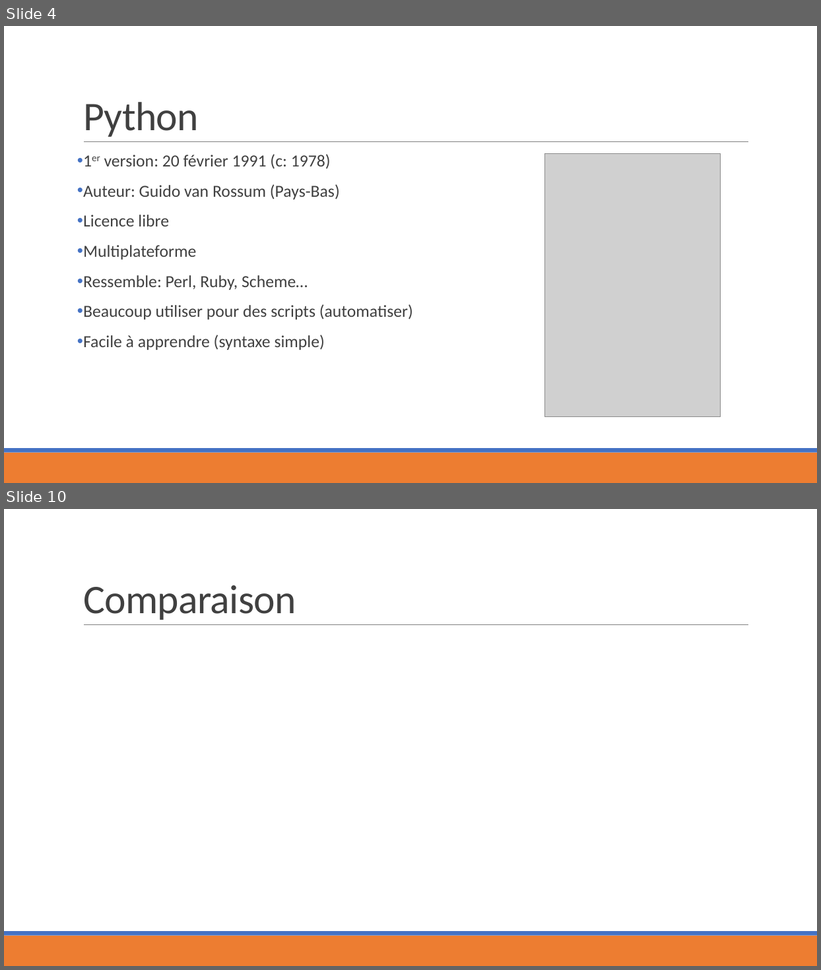
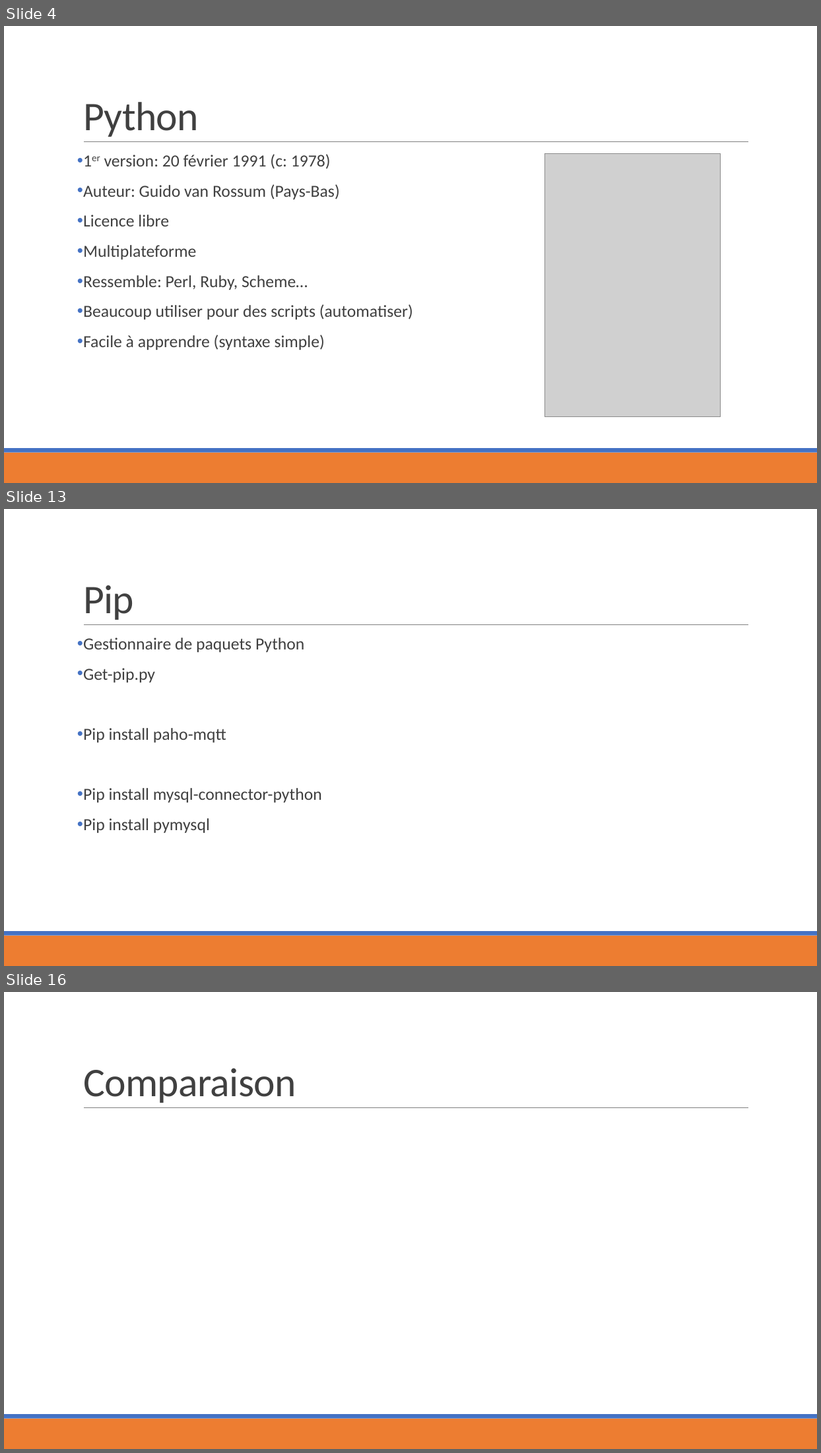
Before and after one commit to MaximeRoy1733837/ESP, a slide deck: Python/Défi_python.pptx. Shown one above the other, each under a label of ours: slides 4 and 10 before the commit, slides 4, 13 and 16 after it; the slides between them are not shown. The pictures are 821x970 and 821x1453 pixels, drawn with LibreOffice and Linux fonts; fonts in the diff are those of the drawing; grey boxes stand for pictures. Boxes give left, top, right and bottom in pixels: in the first picture for what was removed or moved away, otherwise in the second. Text is boxed around its words. In the diff, an @@ line names an element or a change of style, - is before the commit and + after.

Commit message:
continuer power point python

```diff
--- a/Python/Défi_python.pptx
+++ b/Python/Défi_python.pptx
@@ slide 13 added at bbox=[4, 509, 817, 966], background #FFFFFF; not listed: 3 template elements that a slide beside it also shows @@
@@ title added at bbox=[83, 585, 134, 620], 48 pt, text #404040 @@
+Pip
@@ text added at bbox=[83, 638, 322, 833], 20 pt, text #404040 @@
+• Gestionnaire de paquets Python
+• Get-pip.py
+• Pip install paho-mqtt
+• Pip install mysql-connector-python
+• Pip install pymysql
@@ what was slide 10 is now slide 16 @@
```
Also in this commit, not shown: 5 slides changed, 7 other slides added, 2 slides removed, 1 other file.
